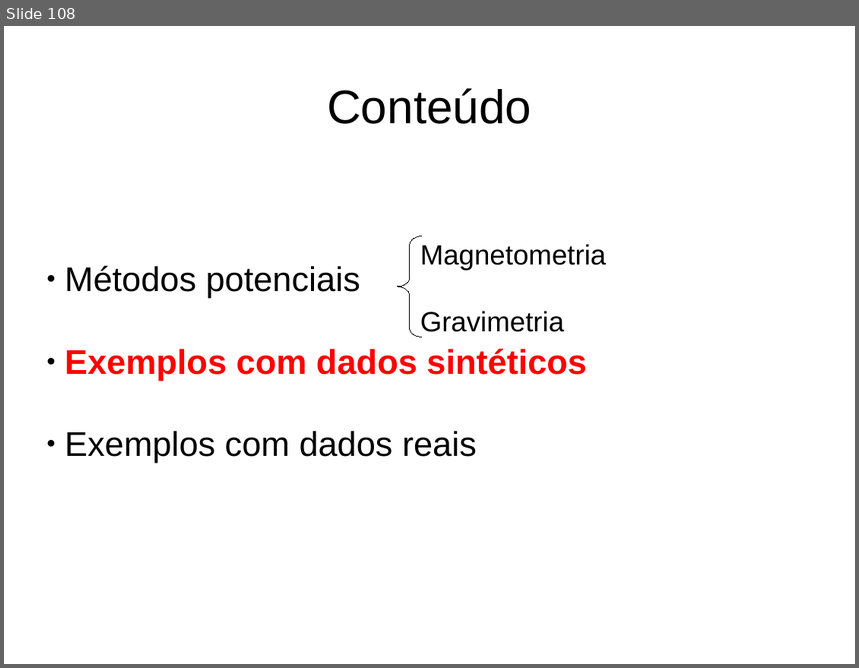
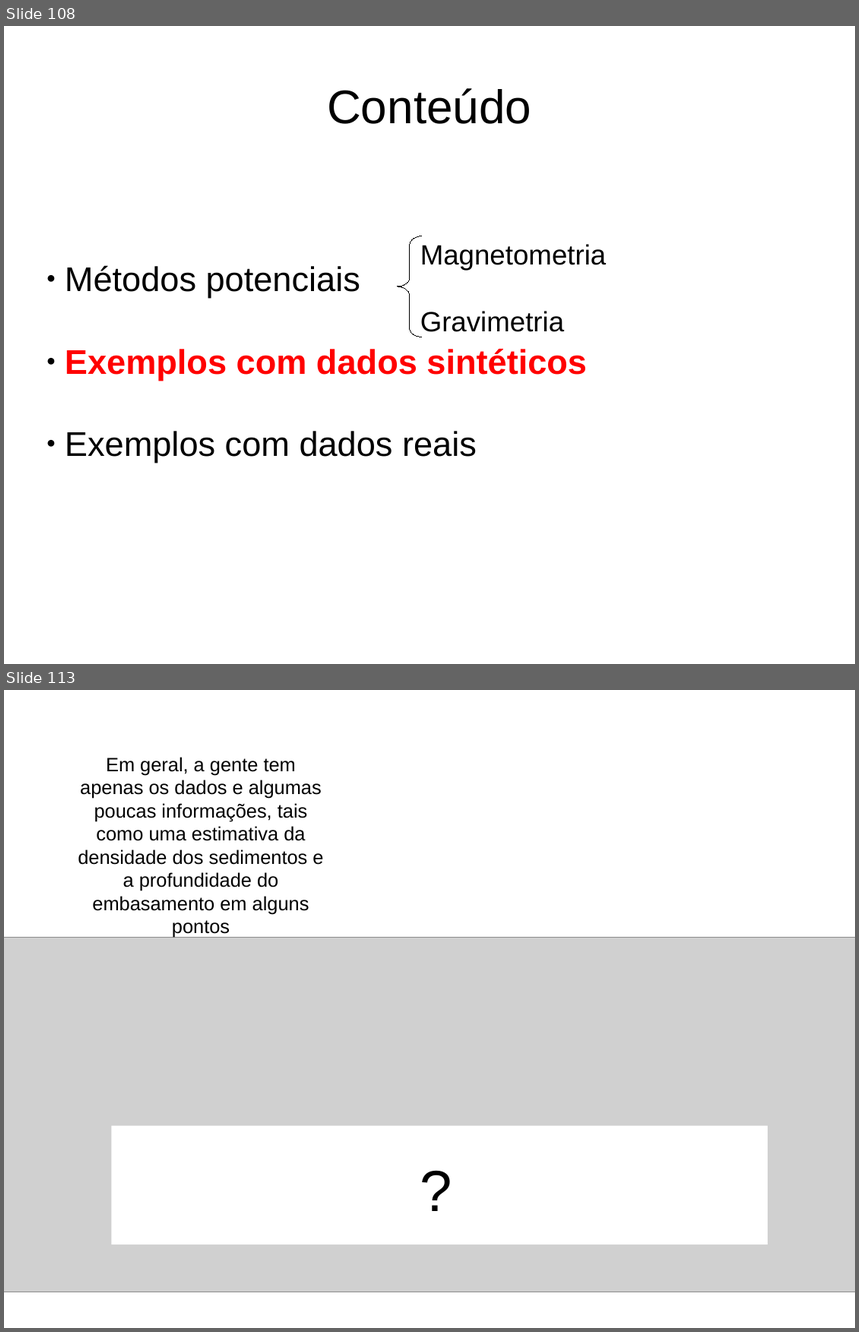
Before and after one commit to birocoles/UFRRJ-SEGEO2017, a slide deck: presentation/SEGEO2017.odp. Shown one above the other, each under a label of ours: slide 108 before the commit, slides 108 and 113 after it; the slides between them are not shown. The pictures are 859x668 and 859x1332 pixels, drawn with LibreOffice and Linux fonts; fonts in the diff are those of the drawing; grey boxes stand for pictures. Boxes give left, top, right and bottom in pixels: in the first picture for what was removed or moved away, otherwise in the second. Text is boxed around its words. In the diff, an @@ line names an element or a change of style, - is before the commit and + after.

```diff
--- a/presentation/SEGEO2017.odp
+++ b/presentation/SEGEO2017.odp
@@ slide 113 added at [4, 690, 855, 1328], background #FFFFFF @@
@@ text added at [78, 757, 323, 938], 18 pt, text #000000 @@
+Em geral, a gente tem apenas os dados e algumas poucas informações, tais como uma estimativa da densidade dos sedimentos e a profundidade do embasamento em alguns pontos
@@ picture added at [4, 937, 855, 1293] @@
@@ rectangle added at [111, 1126, 768, 1246], fill #FFFFFF @@
@@ text added at [413, 1151, 460, 1223], 54 pt, text #000000 @@
+?
```
Also in this commit, not shown: 1 slide changed, 11 other slides added, 17 other files.
